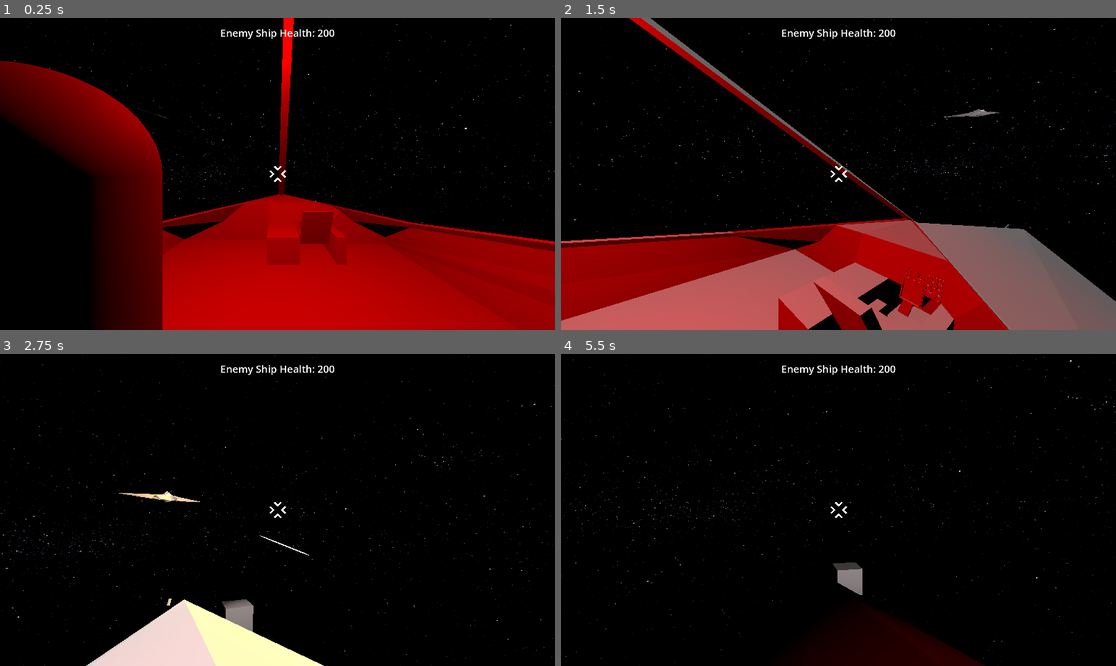
Above: before the commit, frames 1-4 (two rows, left to right).
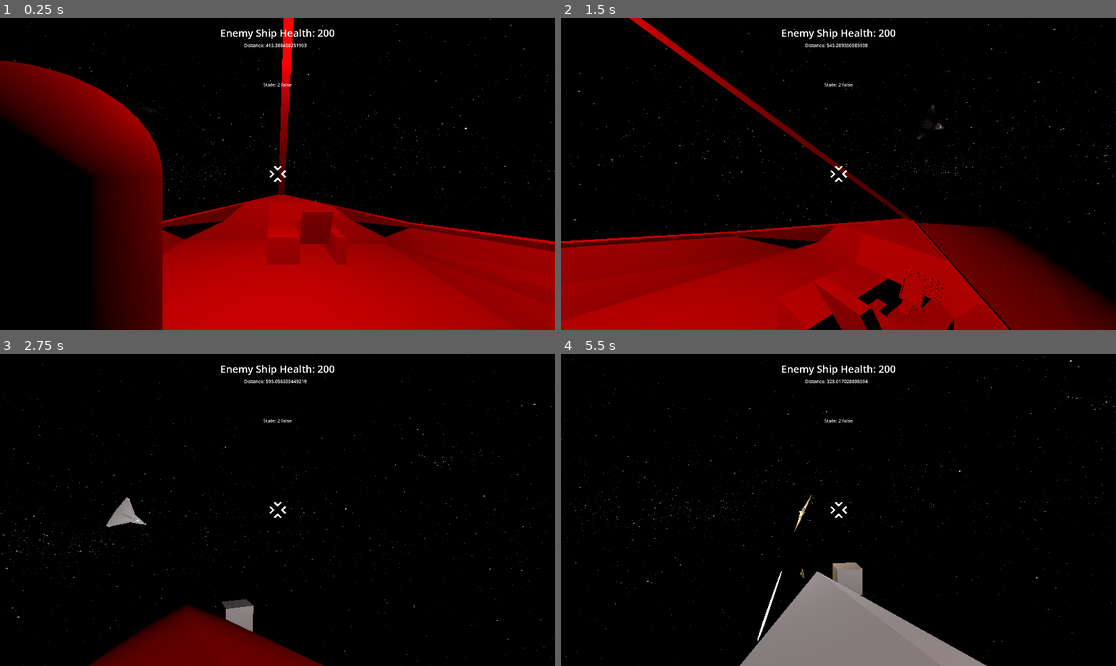
Above: after the commit, the same moments.

Repository: Greenwolf8/UntitledSpaceGame
Game: Godot game, scene res://Map.tscn
Two runs of this game, one before a commit and one after it. Both use one fixed random seed, a clock stepped at 60 frames per second and the inputs below.
Inputs (mouse positions are in pixels of both pictures, inside the frame that each line leads up to):
- Up to frame 1 (0.25 s): no input
- Up to frame 2 (1.5 s): tap Enter at 0.5 s; move the mouse to (866, 174) at 0.52 s; hold W (move_forward) from 0.53 s (still down); tap C (camera_lock) at 0.6 s; tap Space (jump) at 0.77 s; move the mouse to (810, 174) at 1.27 s; tap F (fire) at 1.35 s
- Up to frame 3 (2.75 s): keep holding W (move_forward); tap Space (jump) at 1.52 s; move the mouse to (288, 503) at 2.02 s; tap E (interact) at 2.1 s
- Up to frame 4 (5.5 s): keep holding W (move_forward); move the mouse to (832, 516) at 2.77 s; tap Shift (sprint) at 2.85 s; tap Space (jump) at 3.02, 3.77, 4.52 s; move the mouse to (877, 513) at 3.52 s; tap Alt at 3.6 s; move the mouse to (794, 506) at 4.27 s; tap C (camera_lock) at 4.35 s; move the mouse to (844, 510) at 5.02 s; hold F (fire) from 5.03 s (still down)

The runs differ from the first frame. In frame 1, 0.1% of the frame differs, in the area x 23-56%, y 8-33%; in frame 2, 18%, in the area x 0-100%, y 0-100%; in frame 3, 5.3%; in frame 4, 7.2%.

Commit message:
fix: Add AI bank turning & AI balancing
Added bank turning, changed turning speed, and flight speed of player ship

Diff:
--- a/AI_Ship.tscn
+++ b/AI_Ship.tscn
@@ -12,11 +12,13 @@
 
 [node name="Node3D" type="Node3D" groups=["enemy_ship", "player_ship"]]
 
-[node name="AI_Ship" type="CharacterBody3D" parent="." node_paths=PackedStringArray("ai_health_label") groups=["player_ship"]]
+[node name="AI_Ship" type="CharacterBody3D" parent="." node_paths=PackedStringArray("ai_health_label", "state_label", "distance_label") groups=["player_ship"]]
 collision_layer = 8
 collision_mask = 16
 script = ExtResource("1_0jbod")
 ai_health_label = NodePath("AiHealth")
+state_label = NodePath("StateLabel")
+distance_label = NodePath("DistanceLabel")
 
 [node name="AVRO_VULCAN_GAME" parent="AI_Ship" instance=ExtResource("2_pnxum")]
 physics_interpolation_mode = 1
@@ -81,7 +83,7 @@
 
 [node name="StateTimer" type="Timer" parent="AI_Ship"]
 unique_name_in_owner = true
-wait_time = 5.0
+wait_time = 2.5
 one_shot = true
 
 [node name="Hardpoint_1" type="Marker3D" parent="AI_Ship"]
@@ -97,3 +99,23 @@
 target_position = Vector3(0, 0, -750)
 collision_mask = 256
 collide_with_areas = true
+
+[node name="StateLabel" type="Label" parent="AI_Ship"]
+anchors_preset = 5
+anchor_left = 0.5
+anchor_right = 0.5
+offset_left = -20.0
+offset_top = 219.0
+offset_right = 20.0
+offset_bottom = 242.0
+grow_horizontal = 2
+
+[node name="DistanceLabel" type="Label" parent="AI_Ship"]
+anchors_preset = 5
+anchor_left = 0.5
+anchor_right = 0.5
+offset_left = -28.0
+offset_top = 83.0
+offset_right = 12.0
+offset_bottom = 106.0
+grow_horizontal = 2
--- a/Ship.gd
+++ b/Ship.gd
@@ -1,7 +1,8 @@
 extends RigidBody3D
 
 @export var engine_power = 130
-@export var turn_torque = 4.5
+@export var roll_torque = 6
+@export var pitch_torque = 3.5
 @export var bullet_scene : PackedScene = preload("res://Bullet.tscn")
 @onready var fire_point = %Hardpoint_1/Cannon/Cannon/MuzzleExit
 @onready var fire_timer = %Hardpoint_1/Cannon/Cannon/FireTimer
@@ -35,25 +36,28 @@
 		mouse_input += event.relative
 
 func _physics_process(_delta):
-	if not withPlayer: return
+	if not withPlayer:
+		return
 	var forward_input = Input.get_axis("throttle_down", "throttle_up")
 	var forward_force = -global_transform.basis.x * forward_input * engine_power
 	var current_speed = snapped(linear_velocity.length(), 0.1)
-	apply_central_force(forward_force)
+	var yaw_input = Input
+	var roll_input = Input.get_axis("move_right", "move_left")
+	var pitch_input = Input.get_axis("move_back", "move_forward")
 
-	var yaw_input = Input
-	if not Camerafree:
-		yaw_input = -mouse_input.x * 0.15
-	apply_torque(transform.basis.y * yaw_input * turn_torque)
-
-	var rotation_input = Input.get_axis("move_right", "move_left")
-	apply_torque(transform.basis.x * rotation_input * turn_torque)
-
-
-	var pitch_input = Input.get_axis("move_back", "move_forward")
 	if not Camerafree:
 		pitch_input += mouse_input.y * 0.15
-	apply_torque(transform.basis.z * pitch_input * turn_torque)
+		yaw_input = -mouse_input.x * 0.15
+	else:
+		yaw_input = 0
+
+	pitch_input = clamp(pitch_input, -1, 1)
+	yaw_input = clamp(yaw_input, -1, 1)
+
+	apply_central_force(forward_force)
+	apply_torque(transform.basis.z * pitch_input * pitch_torque)
+	apply_torque(transform.basis.y * yaw_input * pitch_torque)
+	apply_torque(transform.basis.x * roll_input * roll_torque)
 
 	mouse_input = Vector2.ZERO
 
@@ -68,6 +72,7 @@
 func interact_pressed():
 	var canEnter = not withPlayer
 	var hit_object = front_cast.get_collider()
+
 	if canEnter:
 		if hit_object == %Chair:
 			_enter_ship()
--- a/ai_ship.gd
+++ b/ai_ship.gd
@@ -2,51 +2,79 @@
 
 @export var speed := 120
 @export var rotation_speed := 1.5
-@onready var player : RigidBody3D
+@export var pitch_speed := 1.0
 @export var bullet_scene : PackedScene = preload("res://Enemy_bullet.tscn")
 @export var ai_health_label : Label
+@export var state_label : Label
+@export var distance_label : Label
+@export var roll_threshold: float = 0.25
 @onready var state_timer = %StateTimer
 @onready var fire_point = %Hardpoint_1/Cannon/Cannon/MuzzleExit
 @onready var fire_timer = %Hardpoint_1/Cannon/Cannon/FireTimer
+@onready var player : RigidBody3D
 
-enum State { PATROL, CHASE, ATTACK, ZOOM}
+enum State { PATROL, CHASE, BOOM, ZOOM}
 var current_state = State.CHASE
 var player_position := Vector3.ZERO
 var ai_health : int = 200
 var target_position = Vector3.ZERO
+var zooming = false
+var new_target_needed = true
 
 func _ready() -> void:
 	player = get_tree().get_first_node_in_group("player_ship") as RigidBody3D
 	ai_health_label.text = "Enemy Ship Health: " + str(ai_health)
+	state_label.text = "State: " + str(current_state) + str(zooming)
+	distance_label.text = "Distance: " + str(global_position.distance_to(player_position))
 	$CollisionArea.area_entered.connect(_on_area_entered)
-	current_state = State.ATTACK
+	current_state = State.BOOM
 	%Trigger.add_exception(self)
 
 func _physics_process(delta):
+	state_label.text = "State: " + str(current_state) + " " + str(zooming)
+	distance_label.text = "Distance: " + str(global_position.distance_to(player_position))
+
+	if %Trigger.is_colliding():
+		shoot()
 
 	var current_transform = global_transform
 	var forward_direction = -current_transform.basis.z.normalized()
 	var upwards_direction = current_transform.basis.y.normalized()
+
 	if player:
 		player_position = player.global_position
+
 	match current_state:
-		State.ATTACK:
+		State.BOOM:
 			target_position = player_position
+			if global_position.distance_to(player_position) < 100:
+				current_state = State.ZOOM
+				zooming = true
+				target_position = global_position + (upwards_direction * 400)
 		State.ZOOM:
-			pass
-	if global_position.distance_to(player_position) >= 100 and state_timer.is_stopped() and current_state == State.ZOOM:
-		current_state = State.ATTACK
-		state_timer.start()
-	elif global_position.distance_to(player_position) < 100 and current_state == State.ATTACK:
-		current_state = State.ZOOM
-		state_timer.start()
-		target_position = current_transform.origin + (forward_direction * 500) + (upwards_direction * 500)
+			if global_position.distance_to(player_position) > 400:
+				zooming = false
+				current_state = State.BOOM
 
-	if %Trigger.is_colliding():
-		shoot()
+	var dir_to_target = (target_position - global_position).normalized()
+	var local_forward = -global_transform.basis.z
+	var local_up = global_transform.basis.y
+	var local_right = global_transform.basis.x
+	var dot_up = dir_to_target.dot(local_up)
+	var dot_right = dir_to_target.dot(local_right)
+	var roll_error = atan2(dot_right, dot_up)
 
-	var target_transform = global_transform.looking_at(target_position, Vector3.UP)
-	global_transform = global_transform.interpolate_with(target_transform, rotation_speed * delta)
+	if abs(roll_error) > 0.01:
+		var roll_step = sign(roll_error) * min(abs(roll_error), rotation_speed * delta)
+		rotate_object_local(Vector3.BACK, -roll_step)
+
+	if abs(roll_error) < roll_threshold:
+		var dot_forward = dir_to_target.dot(local_forward)
+		var pitch_error = atan2(dot_up, dot_forward)
+
+		if abs(pitch_error) > 0.01:
+			var pitch_step = sign(pitch_error) * min(abs(pitch_error), pitch_speed * delta)
+			rotate_object_local(Vector3.RIGHT, pitch_step)
 
 	velocity = -global_transform.basis.z.normalized() * speed
 	move_and_slide()
